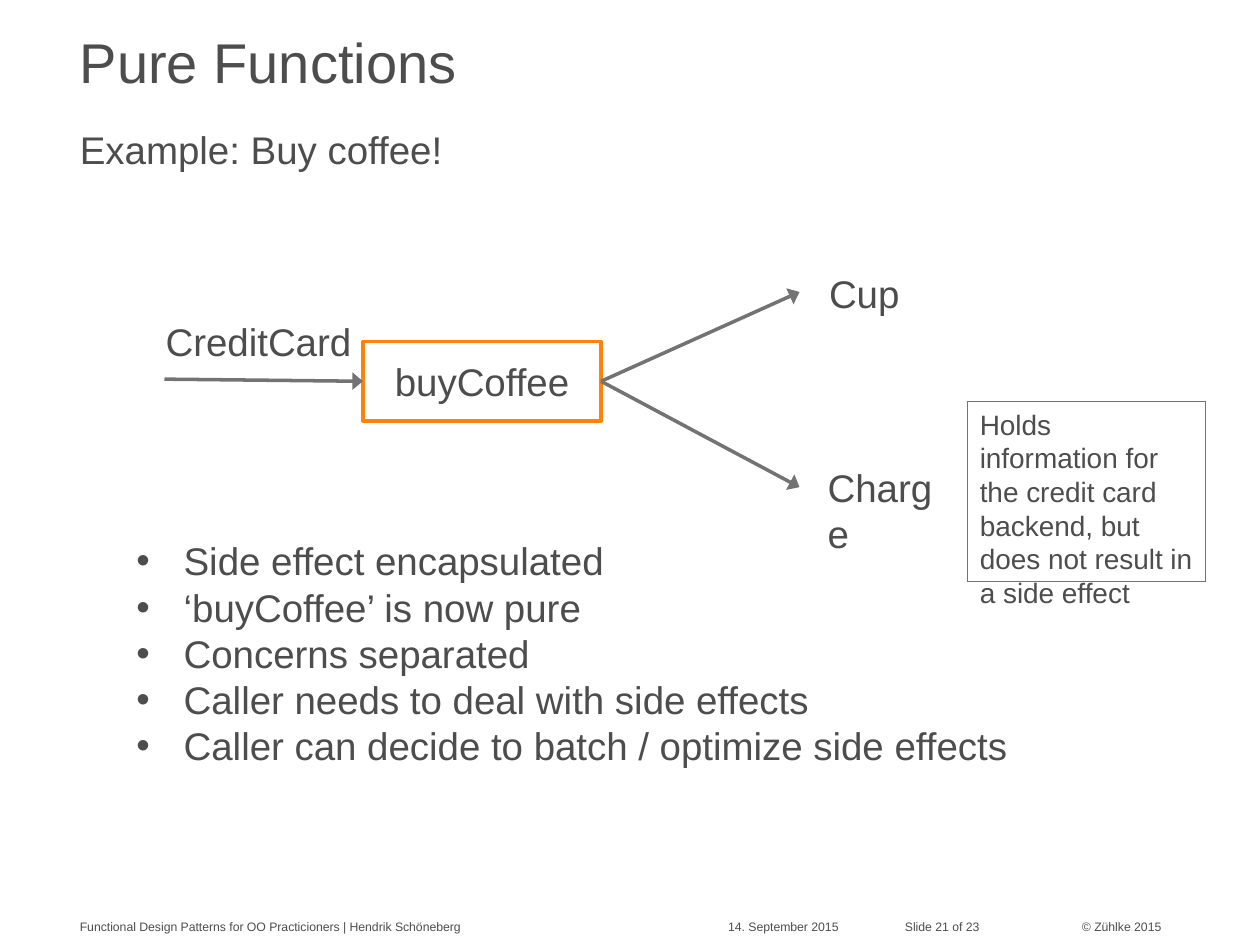
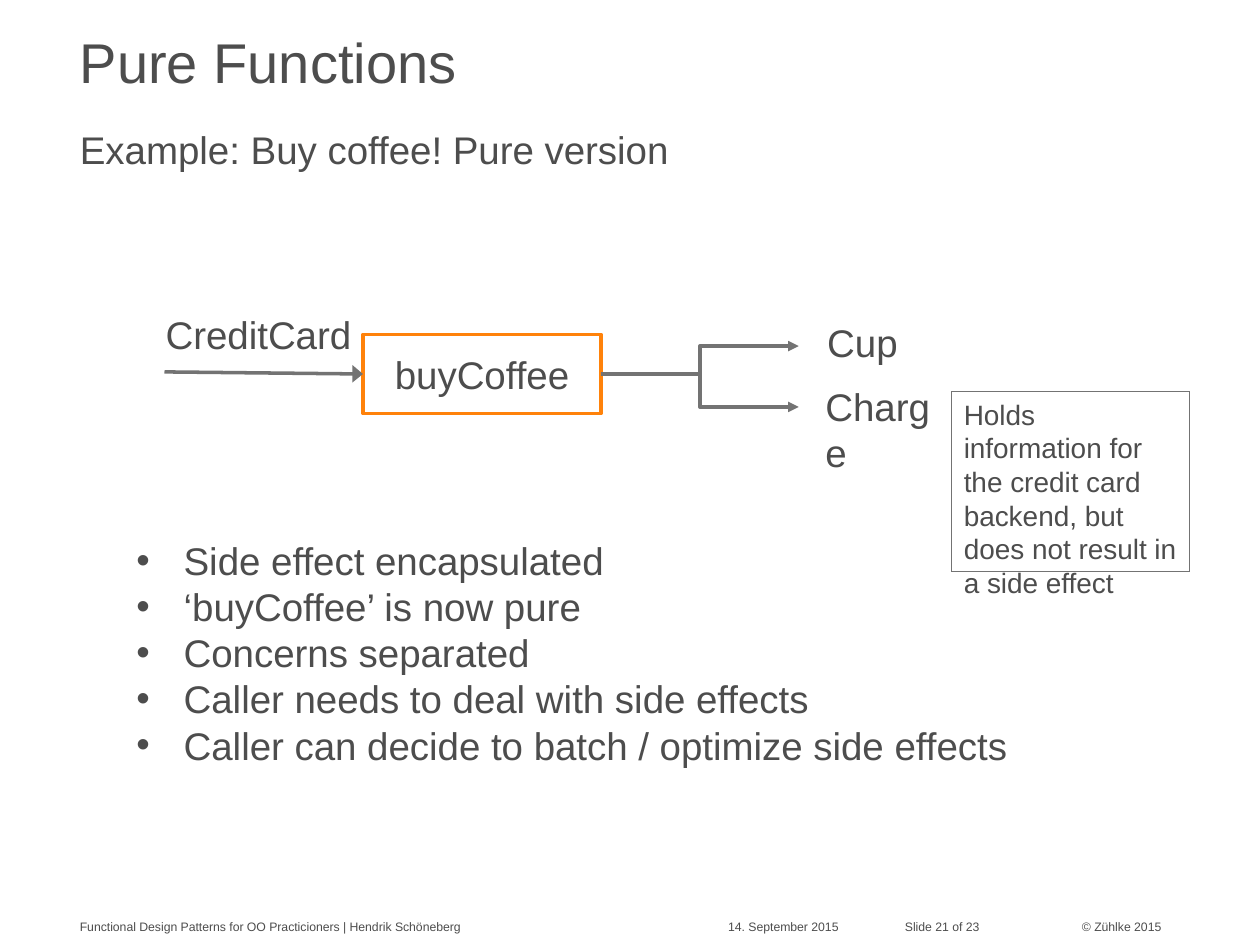
Before and after one commit to aax/zdays-fp-patterns, a slide deck: slide 21 of hesc_slides.pptx. Drawn at 1260x945 pixels with LibreOffice and Linux fonts; fonts in the diff are those of the drawing; background and template pictures are left out. Boxes give left, top, right and bottom in pixels: in the first picture for what was removed or moved away, otherwise in the second. Text is boxed around its words. In the diff, an @@ line names an element or a change of style, - is before the commit and + after.

Commit message:
layout changes

```diff
--- a/hesc_slides.pptx
+++ b/hesc_slides.pptx
@@ text at [80, 136, 669, 172]: text changed @@
-Example: Buy coffee!
+Example: Buy coffee! Pure version
@@ arrow removed from (601, 382) to (800, 292) @@
@@ text "Cup": place and size @@
-text "Cup" at [829, 281, 899, 316]
+text "Cup" at [827, 330, 897, 365]
@@ elbow arrow added from (601, 374) to (799, 346), #737373 2 pt @@
@@ 1 text, 1 rectangle, 1 arrow: place and size @@
-1 text, 1 rectangle, 1 arrow at [165, 328, 601, 421]
+1 text, 1 rectangle, 1 arrow at [165, 321, 601, 413]
@@ arrow removed from (601, 382) to (800, 488) @@
@@ elbow arrow added from (601, 374) to (799, 407), #737373 2 pt @@
@@ text "Charge": place and size @@
-text "Charge" at [815, 457, 956, 517]
+text "Charge" at [813, 377, 954, 436]
@@ rectangle "Holds information for the credit ...": place and size @@
-rectangle "Holds information for the credit ..." at [968, 401, 1206, 581]
+rectangle "Holds information for the credit ..." at [951, 391, 1189, 571]
```
Also in this commit, not shown: 3 other slides changed.
